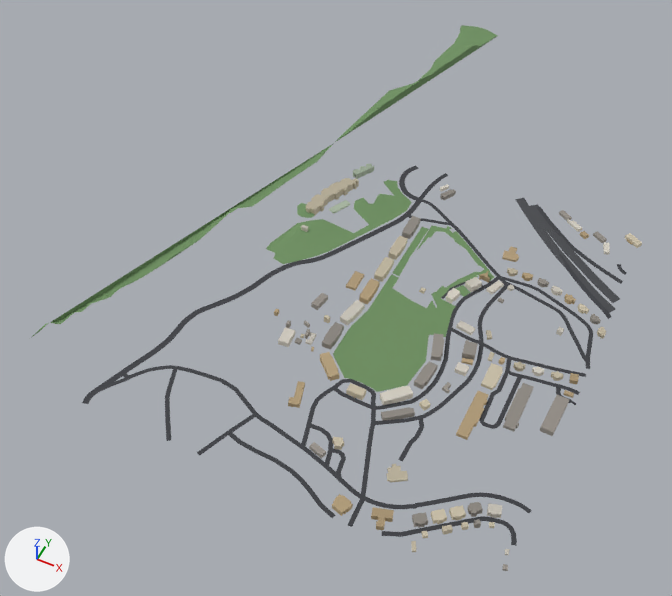
Two versions of the glTF model public/tiles/tile_5_9.glb, one commit apart.
One viewpoint serves both versions: a 50 mm lens placed at (-2320.0, 297.0, 1308.0), pointed at (-2878.0, 1413.0, -88.0). Lighting does not change. The marker at lower left points along +X, +Y and +Z. The older version comes first. Where no turn or scale is listed for an object, it has been applied to the vertices.

In view in the first picture: 'bld_5_9', 'grn_5_9', 'road_5_9'.
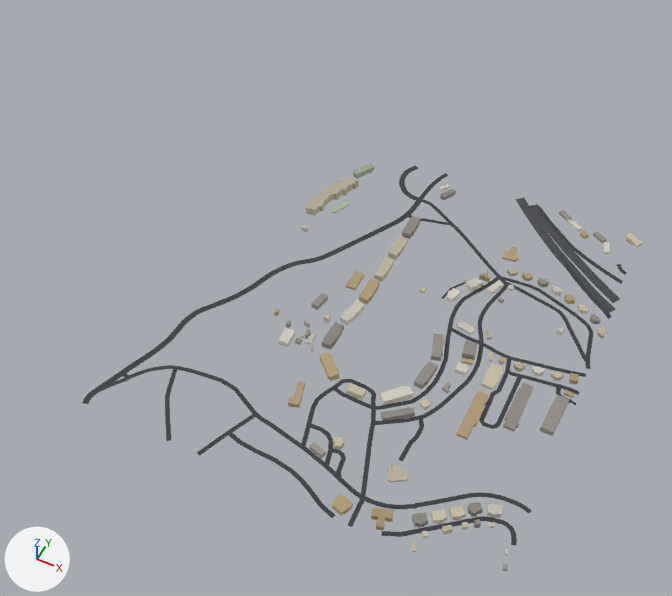
The change in detail:
Object 'grn_5_9' (ob_grn_5_9) is deleted.

Boxes (x1, y1, x2, y2) around the edits, measured in the pictures (672 x 596 px):
'grn_5_9', deleted: before (32, 25, 498, 392)
